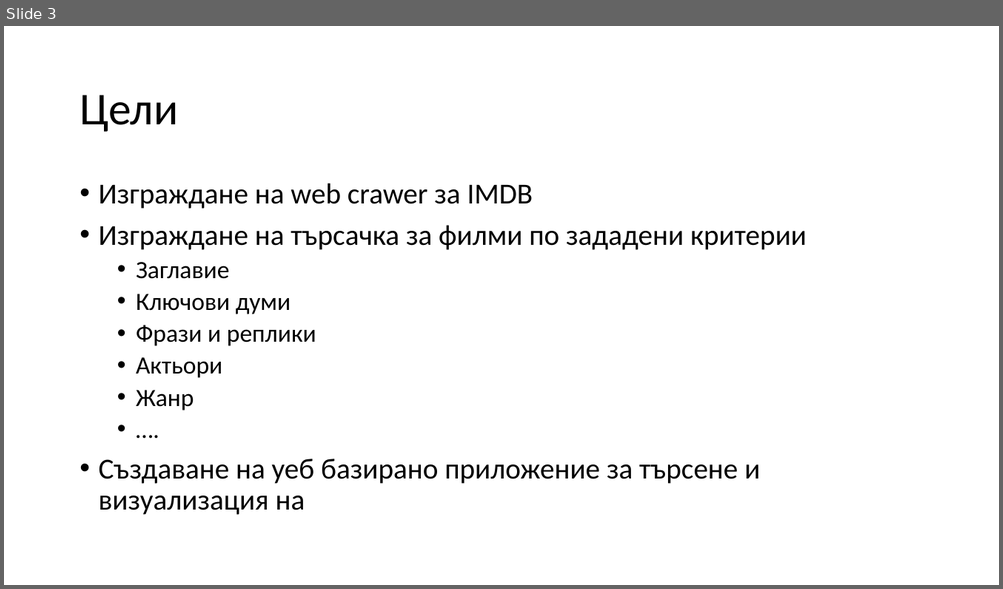
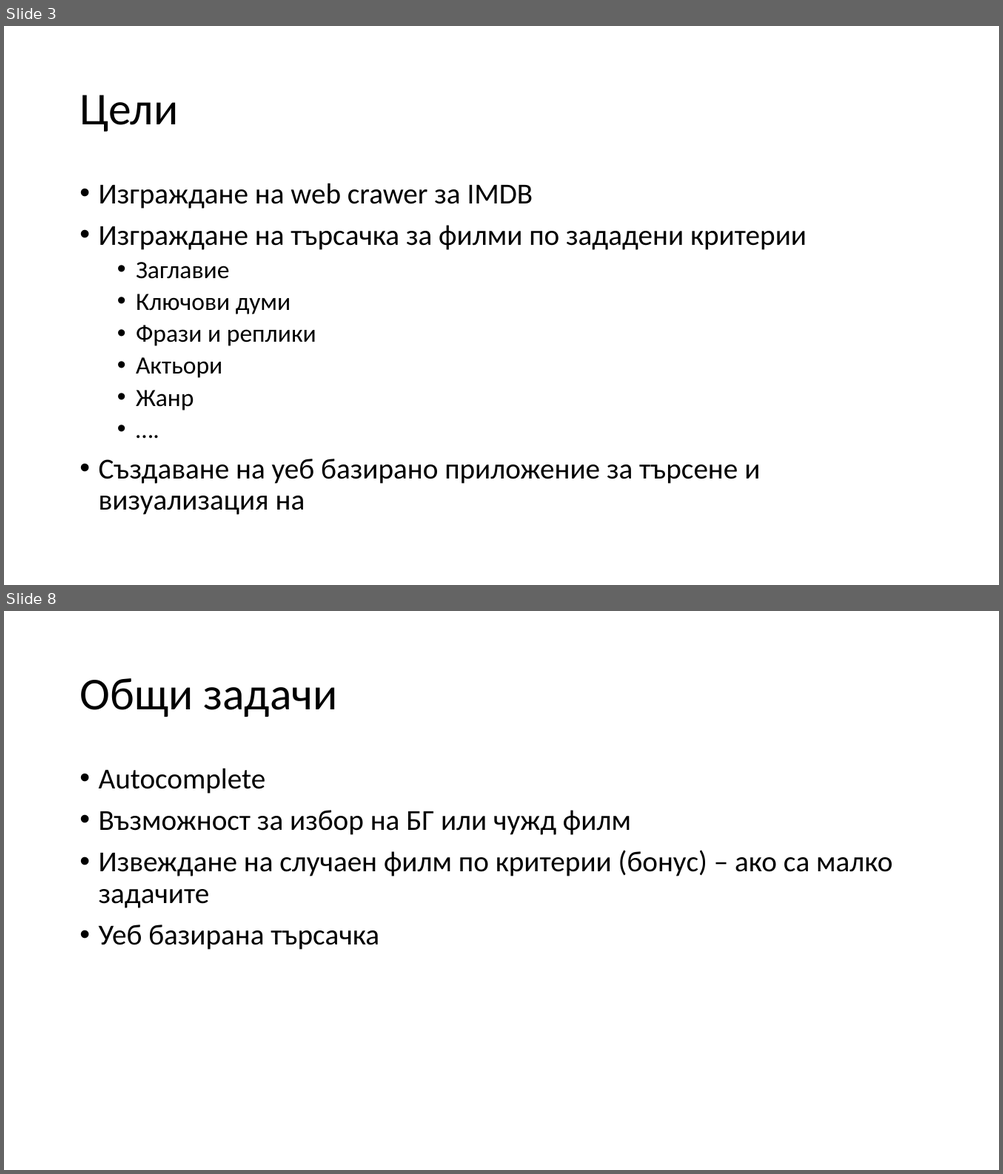
Before and after one commit to ivanovx/fmi-informational-retrieval, a slide deck: Проект.pptx. Shown one above the other, each under a label of ours: slide 3 before the commit, slides 3 and 8 after it; the slides between them are not shown. The pictures are 1003x589 and 1003x1174 pixels, drawn with LibreOffice and Linux fonts; fonts in the diff are those of the drawing. Boxes give left, top, right and bottom in pixels: in the first picture for what was removed or moved away, otherwise in the second. Text is boxed around its words. In the diff, an @@ line names an element or a change of style, - is before the commit and + after.

```diff
--- a/Проект.pptx
+++ b/Проект.pptx
@@ slide 8 added at bbox=[4, 611, 999, 1170], background #FFFFFF @@
@@ title added at bbox=[79, 678, 337, 717], 44 pt, text #000000 @@
+Общи задачи
@@ text added at bbox=[99, 768, 892, 950], 28 pt, text #000000 @@
+• Autocomplete
+• Възможност за избор на БГ или чужд филм
+• Извеждане на случаен филм по критерии (бонус) – ако са малко задачите
+• Уеб базирана търсачка
```
Also in this commit, not shown: 3 slides changed, 1 other slide added.
